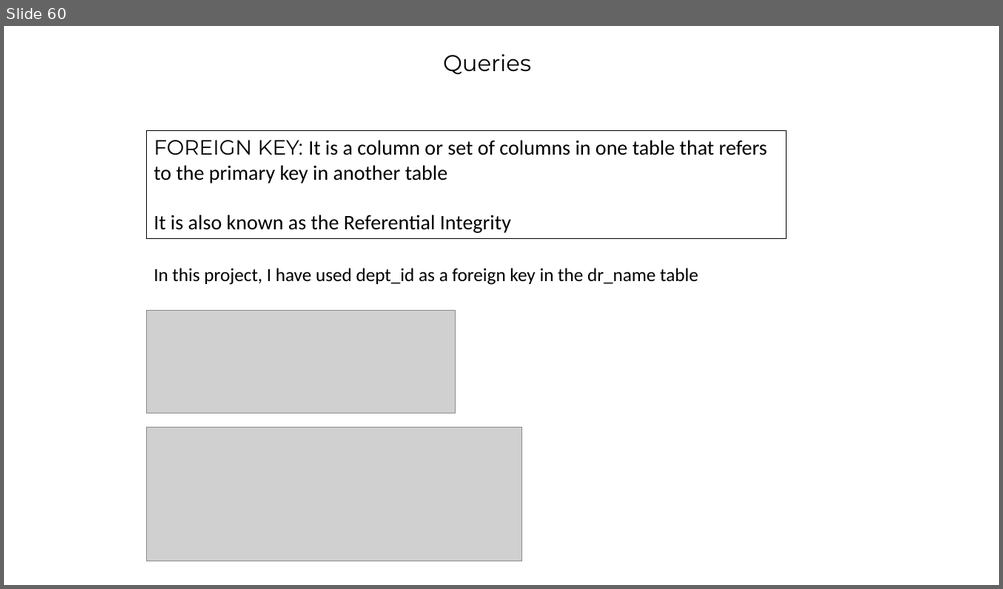
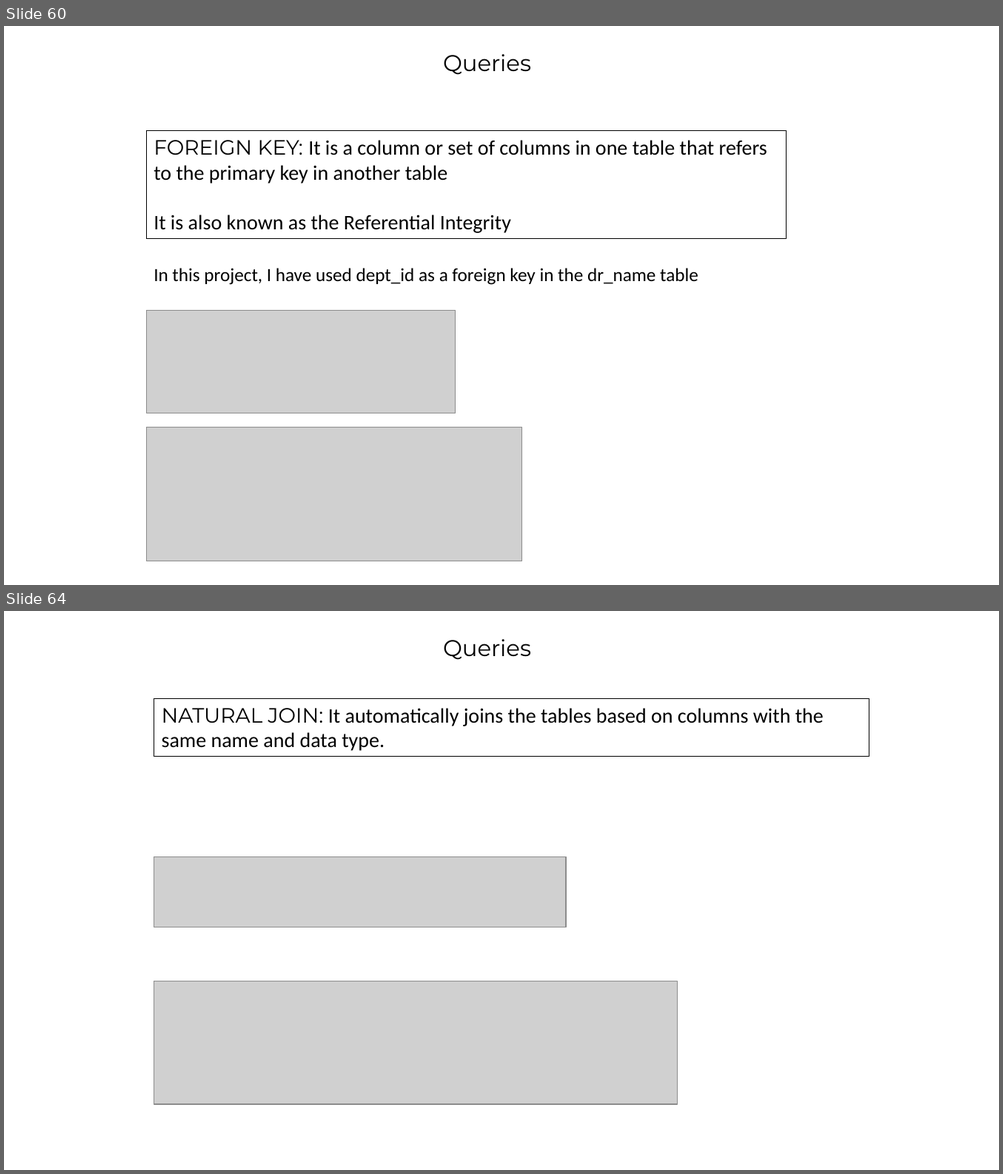
Before and after one commit to barrett28/1_IT-vedant, a slide deck: 4_sql/project''/hospital_management.pptx. Shown one above the other, each under a label of ours: slide 60 before the commit, slides 60 and 64 after it; the slides between them are not shown. The pictures are 1003x589 and 1003x1174 pixels, drawn with LibreOffice and Linux fonts; fonts in the diff are those of the drawing; grey boxes stand for pictures; background and template pictures are left out. Boxes give left, top, right and bottom in pixels: in the first picture for what was removed or moved away, otherwise in the second. Text is boxed around its words. In the diff, an @@ line names an element or a change of style, - is before the commit and + after.

```diff
--- a/4_sql/project''/hospital_management.pptx
+++ b/4_sql/project''/hospital_management.pptx
@@ slide 64 added at (x1=4, y1=611, x2=999, y2=1170), background picture (left out) @@
@@ text added at (x1=443, y1=639, x2=531, y2=660), 22 pt, text #000000 @@
+Queries
@@ rectangle added at (x1=154, y1=698, x2=869, y2=756), outline #000000 0.75 pt, 20 pt, text #000000 @@
+NATURAL JOIN: It automatically joins the tables based on columns with the same name and data type.
@@ picture added at (x1=154, y1=857, x2=566, y2=926) @@
@@ picture added at (x1=154, y1=982, x2=677, y2=1105) @@
```
Also in this commit, not shown: 6 other slides added, 7 slides removed, 17 other files.
